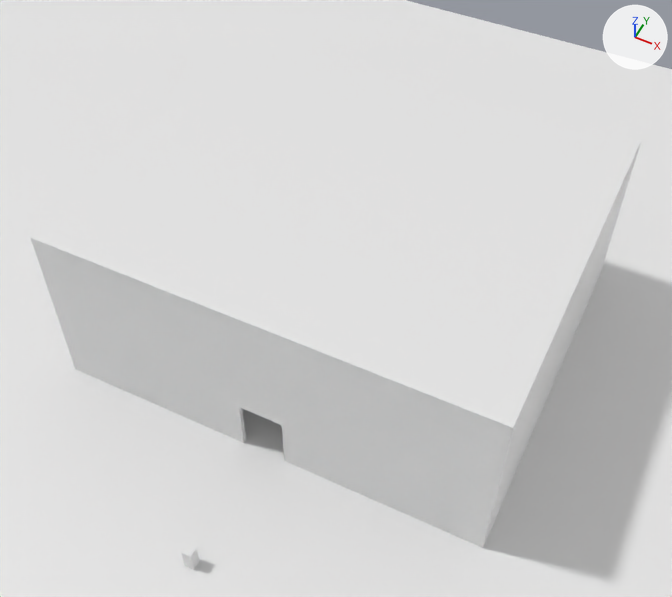
One commit to the glTF model spatial-memory-match/assets/prototype_map.glb: the scene before it, then after it.
One viewpoint serves both versions: a camera (50 mm lens) standing at (29.9, -43.6, 81.8) and looking at (1.3, 13.5, 10.4). Lighting does not change. The marker at upper right points along +X, +Y and +Z. The picture after the commit comes second. Where no turn or scale is listed for an object, it has been applied to the vertices.

Before the edit, the objects in view are built like this:
```python
me_cube = bpy.data.meshes.new('Cube')
me_cube.from_pydata(...)  # a box spanning x -1.0..1.0, y -1.0..1.0, z -1.0..1.0
me_cube.materials.append(mat_material)  # white #e7e7e7
me_cube_002 = bpy.data.meshes.new('Cube.002')
me_cube_002.from_pydata(...)  # 48 vertices, 92 faces; spans x -23.8..23.8, y -20.0..20.0, z -10.1..10.1
ob_floor_col = bpy.data.objects.new('Floor-col', me_cube)
ob_floor_col.location = (0.0, 0.0, 0.0)
ob_floor_col.rotation_euler = (0.0, 0.0, 3.142)  # degrees (0, 0, 180)
ob_floor_col.scale = (-85.8, -85.8, -0.0777)
ob_room_col = bpy.data.objects.new('Room-col', me_cube_002)
ob_room_col.location = (0.0, 19.7, 10.1)
```
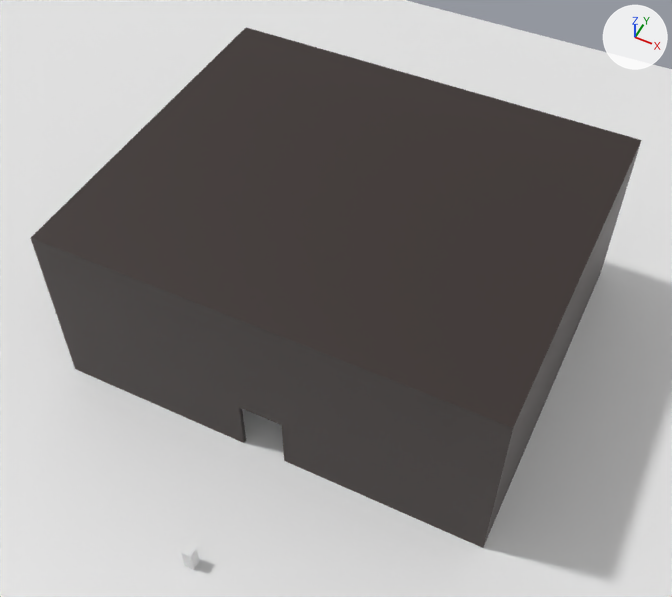
Where the newer file only moved an object's origin or applied its transform, the numbers keep the older frame.

Location of each change, (x1, y1, x2, y2) in pixels of the pictures (672 x 597 px):
```json
{"object": "Room-col", "change": "recoloured", "before": [31, 27, 641, 548], "after": [31, 27, 641, 548], "on screen": "white to dark grey"}
```

Scene script edits in JSON lines:
```json
{"op": "add", "block": "mat_walls", "code": ["mat_walls = principled_material('Walls')", "mat_walls.base_color = (0.0359, 0.0239, 0.0214)  # dark grey #352b28"]}
{"block": "me_cube_002", "where": "me_cube_002.from_pydata(...)  # 48 vertices, 92 faces; spans x -23.8..23.8, y -20.0..20.0, z -10.1..10.1"}
{"op": "add", "block": "me_cube_002", "code": "me_cube_002.materials.append(mat_walls)  # dark grey #352b28"}
```
